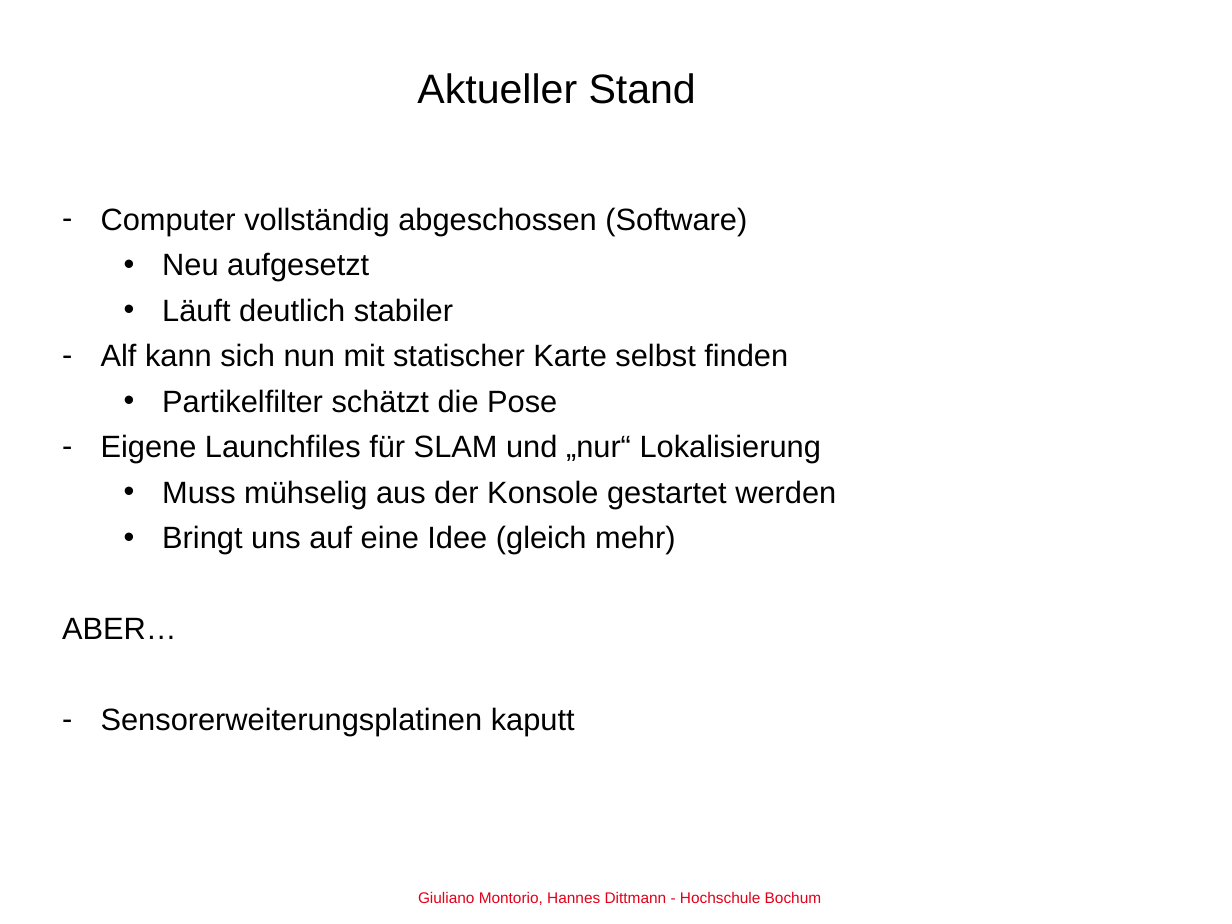
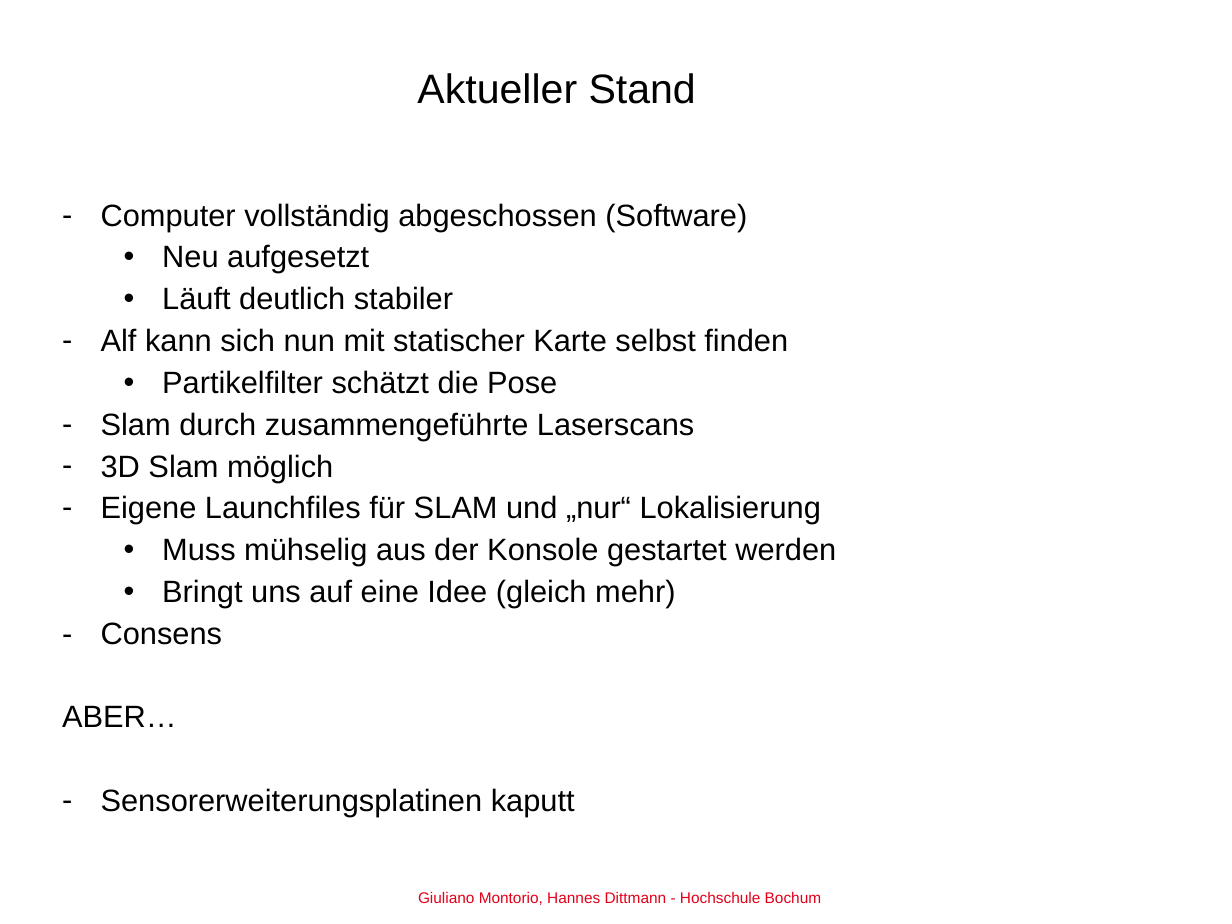
Before and after one commit to GiulliMo/Master_Doc, a slide deck: slide 1 of Präsentationen/Projektbesprechung090420/Projektbesprechung090420.pptx. Drawn at 1232x924 pixels with LibreOffice and Linux fonts; fonts in the diff are those of the drawing; background and template pictures are left out. Boxes give left, top, right and bottom in pixels: in the first picture for what was removed or moved away, otherwise in the second. Text is boxed around its words. In the diff, an @@ line names an element or a change of style, - is before the commit and + after.

```diff
--- a/Präsentationen/Projektbesprechung090420/Projektbesprechung090420.pptx
+++ b/Präsentationen/Projektbesprechung090420/Projektbesprechung090420.pptx
@@ text at box(62, 203, 836, 817): line spacing 1 to 0.9 @@
@@ text at box(101, 412, 694, 482): paragraphs added @@
+– Slam durch zusammengeführte Laserscans
+– 3D Slam möglich
@@ text at box(101, 622, 223, 645): paragraph added @@
+- Consens
```
Also in this commit, not shown: 4 other slides changed.
